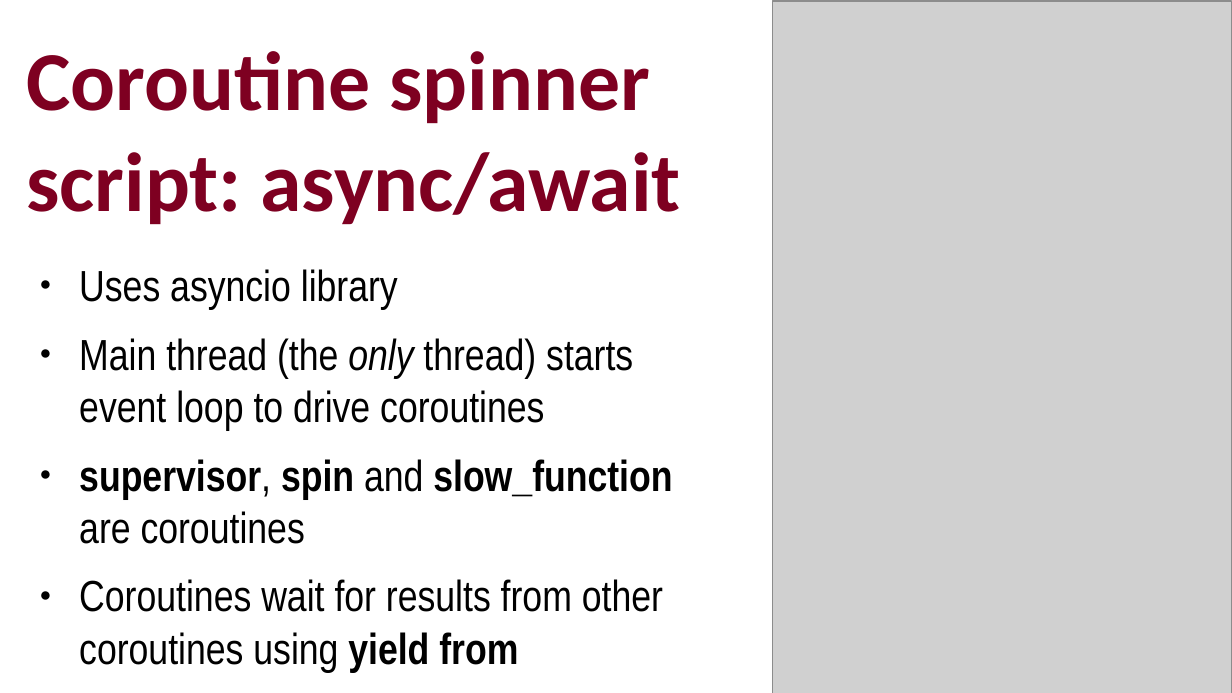
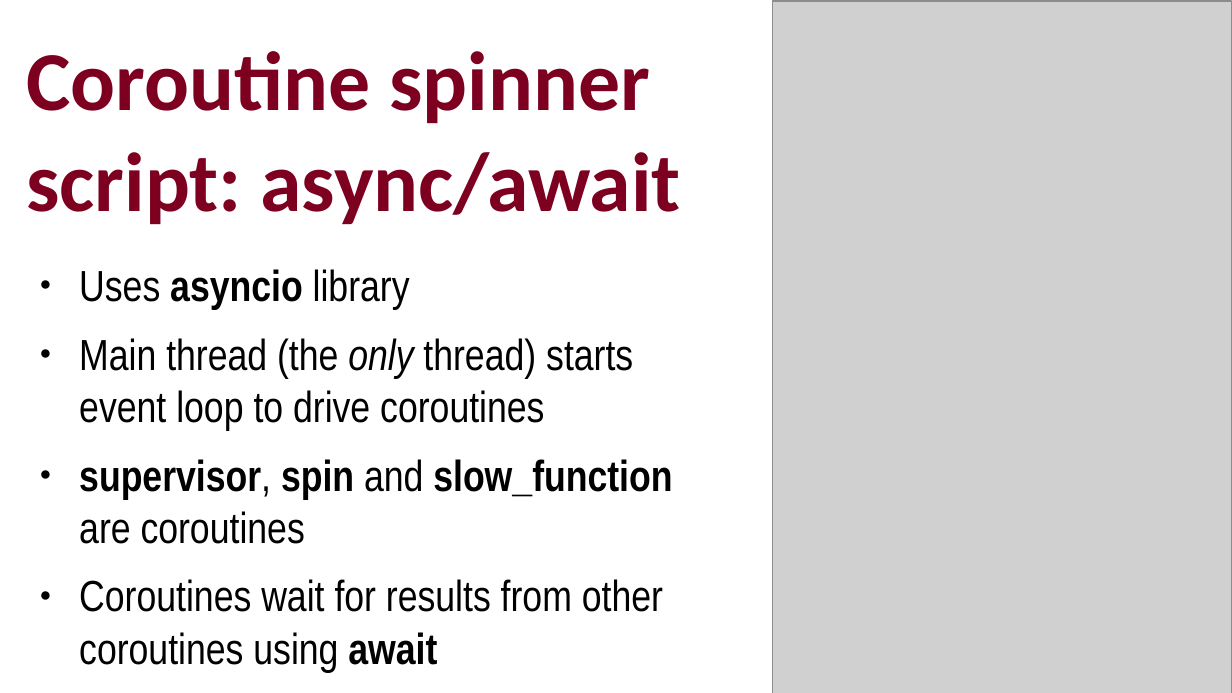
Before and after one commit to ramalho/platespinning, a slide deck: slide 13 of plate-spinning-oscon-eu.odp. Drawn at 1232x693 pixels with LibreOffice and Linux fonts; fonts in the diff are those of the drawing; grey boxes stand for pictures. Boxes give left, top, right and bottom in pixels: in the first picture for what was removed or moved away, otherwise in the second. Text is boxed around its words. In the diff, an @@ line names an element or a change of style, - is before the commit and + after.

```diff
--- a/plate-spinning-oscon-eu.odp
+++ b/plate-spinning-oscon-eu.odp
@@ text at (x1=79, y1=269, x2=410, y2=310): bold on in "asyncio" @@
@@ text at (x1=79, y1=579, x2=663, y2=672): text changed @@
-● Coroutines wait for results from other coroutines using yield from
+● Coroutines wait for results from other coroutines using await
```
Also in this commit, not shown: 27 other slides changed, 2 slides added, 2 slides removed, 11 other files.
